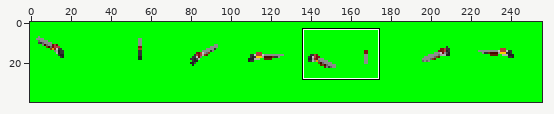
A sprite sheet gets an edit: Resources/Weapons/Ithaca 37/Unloaded_Hand.png. Above: a wide view before the commit, with the close-up outlined.
Close-up. The starting point:
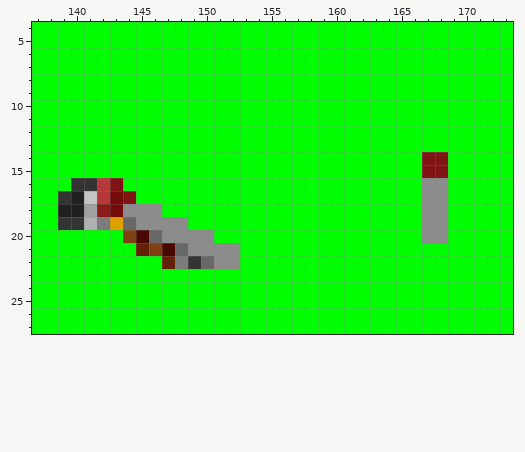
The file is 256x40 pixels. Shown: x 137..173, y 4..27. The commit also changed other parts of the picture, which this record leaves out.
The same view after the edit:
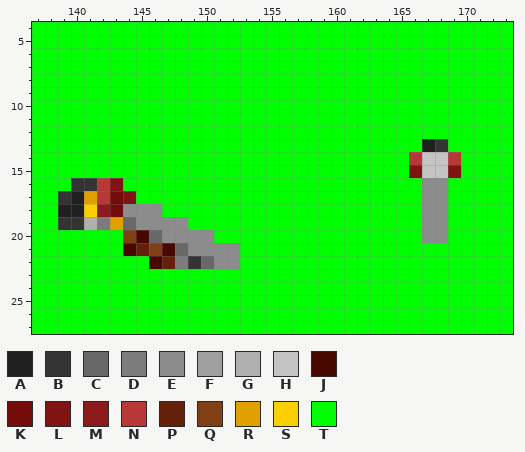
Palette (. is transparent): A #202020  B #343434  C #686868  D #7c7c7c  E #8c8c8c  F #a0a0a0  G #b0b0b0  H #c4c4c4  J #480800  K #740c0c  L #801414  M #8c1c1c  N #b83838  P #642008  Q #804014  R #e0a000  S #fcd000  T #00ff00
The exact change:
@@ x 137..173 @@
 12 TTTTTTTTTTTTTTTTTTTTTTTTTTTTTTTTTTTTT
-13 TTTTTTTTTTTTTTTTTTTTTTTTTTTTTTTTTTTTT
-14 TTTTTTTTTTTTTTTTTTTTTTTTTTTTTTLLTTTTT
-15 TTTTTTTTTTTTTTTTTTTTTTTTTTTTTTLLTTTTT
+13 TTTTTTTTTTTTTTTTTTTTTTTTTTTTTTABTTTTT
+14 TTTTTTTTTTTTTTTTTTTTTTTTTTTTTNHHNTTTT
+15 TTTTTTTTTTTTTTTTTTTTTTTTTTTTTLHHLTTTT
 16 TTTBBNLTTTTTTTTTTTTTTTTTTTTTTTEETTTTT
-17 TTBAHNKLTTTTTTTTTTTTTTTTTTTTTTEETTTTT
-18 TTAAFMKEEETTTTTTTTTTTTTTTTTTTTEETTTTT
+17 TTBARNKLTTTTTTTTTTTTTTTTTTTTTTEETTTTT
+18 TTAASMKEEETTTTTTTTTTTTTTTTTTTTEETTTTT
 19 TTBBGDRCEEEETTTTTTTTTTTTTTTTTTEETTTTT
 20 TTTTTTTQJCEEEETTTTTTTTTTTTTTTTEETTTTT
-21 TTTTTTTTPQJCEEEETTTTTTTTTTTTTTTTTTTTT
-22 TTTTTTTTTTPDBCEETTTTTTTTTTTTTTTTTTTTT
+21 TTTTTTTJPQJCEEEETTTTTTTTTTTTTTTTTTTTT
+22 TTTTTTTTTJPDBCEETTTTTTTTTTTTTTTTTTTTT
 23 TTTTTTTTTTTTTTTTTTTTTTTTTTTTTTTTTTTTT
Changed places in both close-ups, as pixel boxes (x1, y1, x2, y2):
changed: (409, 139, 461, 178)
changed: (84, 191, 162, 269)
